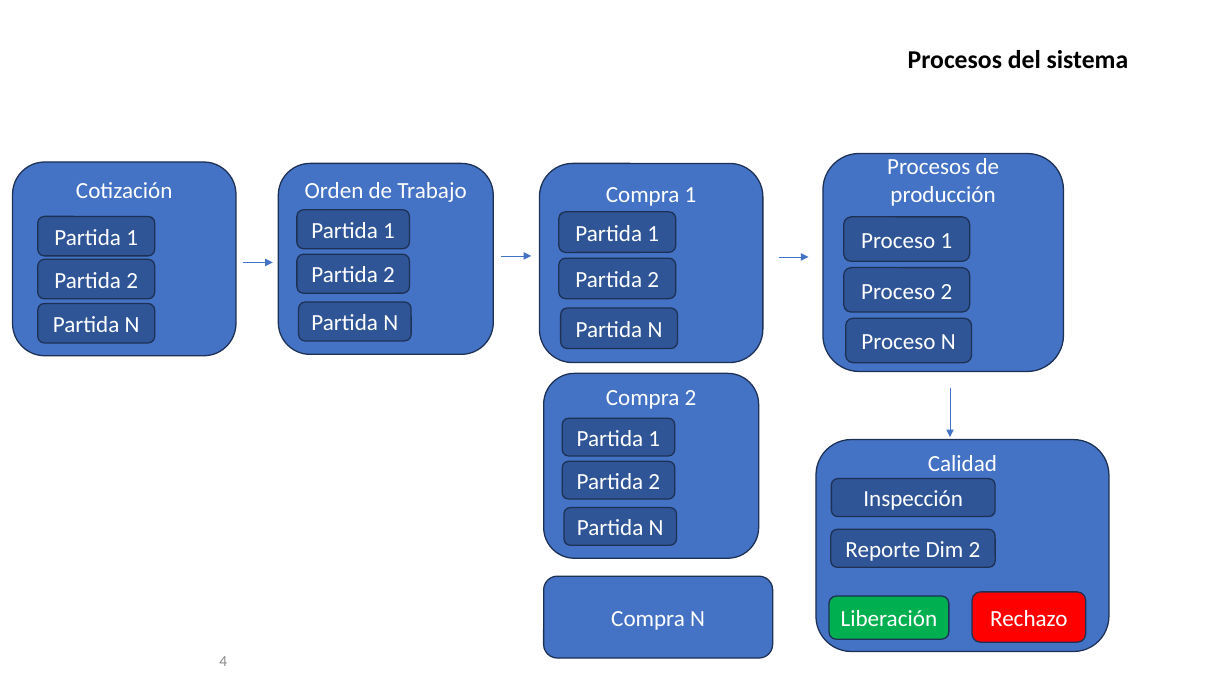
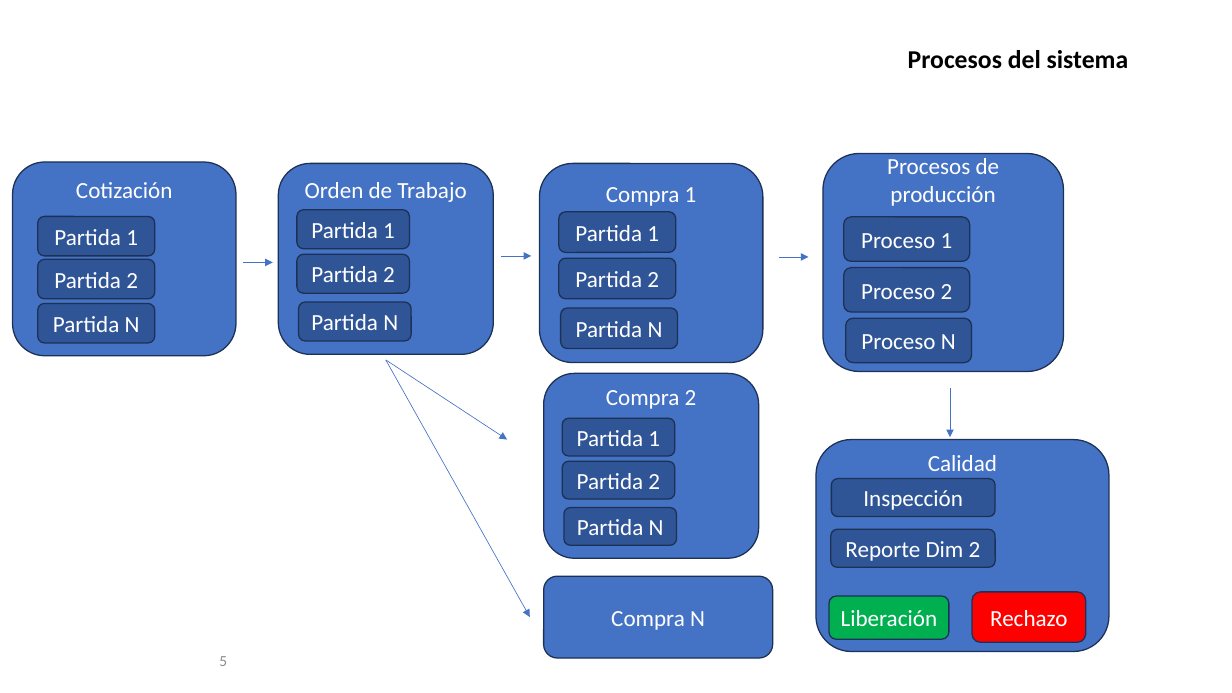
Before and after one commit to fmrinconv/SAGM, a slide deck: slide 5 of SAGM.pptx (slide 4 before the commit). Drawn at 1232x693 pixels with LibreOffice and Linux fonts; fonts in the diff are those of the drawing; background and template pictures are left out. Boxes give left, top, right and bottom in pixels: in the first picture for what was removed or moved away, otherwise in the second. Text is boxed around its words. In the diff, an @@ line names an element or a change of style, - is before the commit and + after.

```diff
--- a/SAGM.pptx
+++ b/SAGM.pptx
@@ arrow added from (386, 360) to (507, 440), #4472C4 0.5 pt @@
@@ arrow added from (386, 360) to (530, 617), #4472C4 0.5 pt @@
@@ page number at (x1=219, y1=656, x2=227, y2=666): text changed @@
-4
+5
```
Also in this commit, not shown: 1 slide added, 4 other files.
